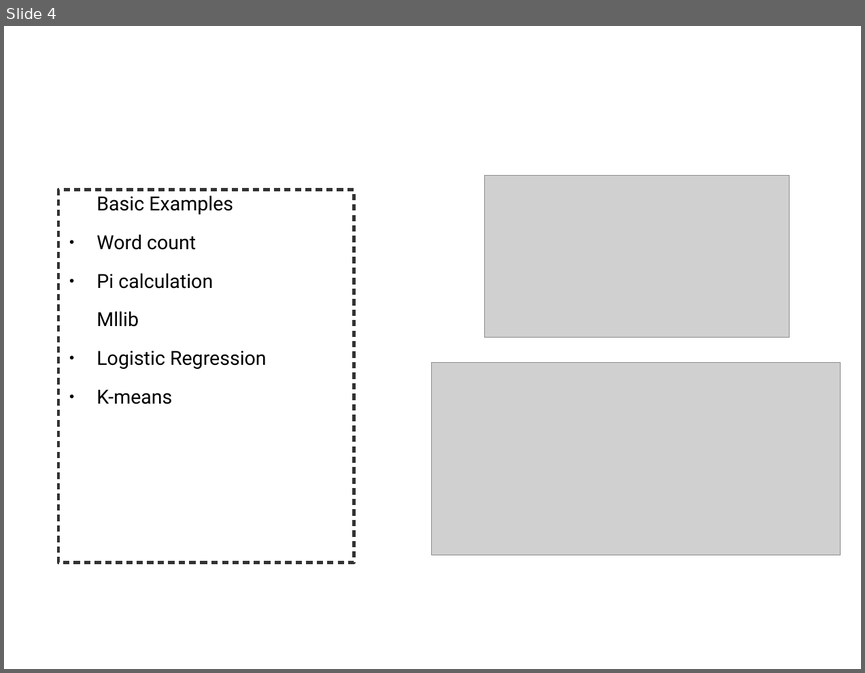
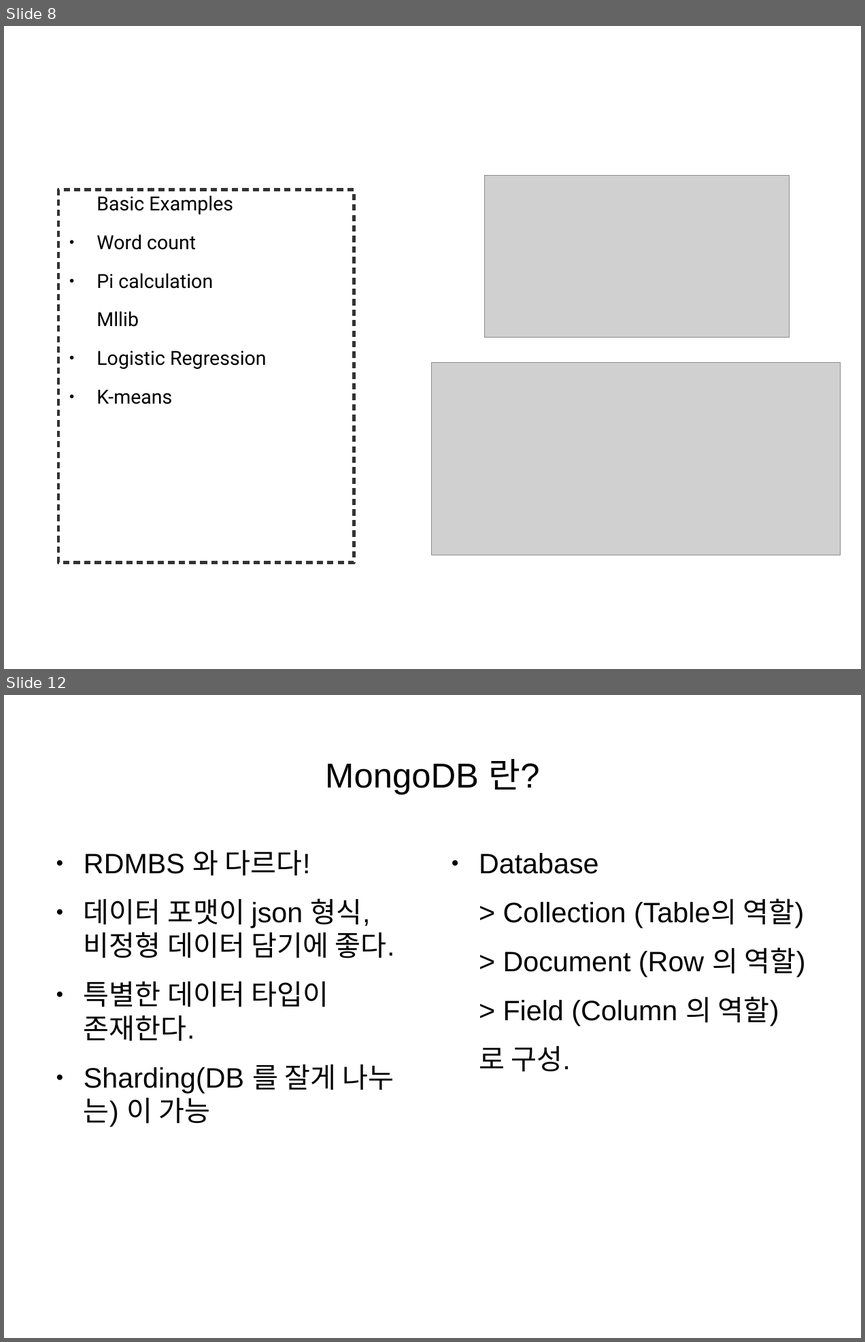
Before and after one commit to TedJeong/vipidly-vociferous, a slide deck: notes/병렬컴퓨팅부터분산컴퓨팅까지.odp. Shown one above the other, each under a label of ours: slide 4 before the commit, slides 8 and 12 after it; the slides between them are not shown. The pictures are 865x673 and 865x1342 pixels, drawn with LibreOffice and Linux fonts; fonts in the diff are those of the drawing; grey boxes stand for pictures. Boxes give left, top, right and bottom in pixels: in the first picture for what was removed or moved away, otherwise in the second. Text is boxed around its words. In the diff, an @@ line names an element or a change of style, - is before the commit and + after.

```diff
--- a/notes/병렬컴퓨팅부터분산컴퓨팅까지.odp
+++ b/notes/병렬컴퓨팅부터분산컴퓨팅까지.odp
@@ slide 12 added at (4,695,861,1338), background #FFFFFF @@
@@ title added at (325,759,540,795), 32 pt, text #000000 @@
+MongoDB 란?
@@ text added at (84,850,394,1127), 26 pt, text #000000 @@
+● RDMBS 와 다르다!
+● 데이터 포맷이 json 형식, 비정형 데이터 담기에 좋다.
+● 특별한 데이터 타입이 존재한다.
+● Sharding(DB 를 잘게 나누는) 이 가능
@@ text added at (479,853,806,1072), 26 pt, text #000000 @@
+● Database
+> Collection (Table의 역할)
+> Document (Row 의 역할)
+> Field (Column 의 역할)
+로 구성.
@@ what was slide 4 is now slide 8 @@
```
Also in this commit, not shown: 5 slides changed, 7 other slides added, 2 other files.
